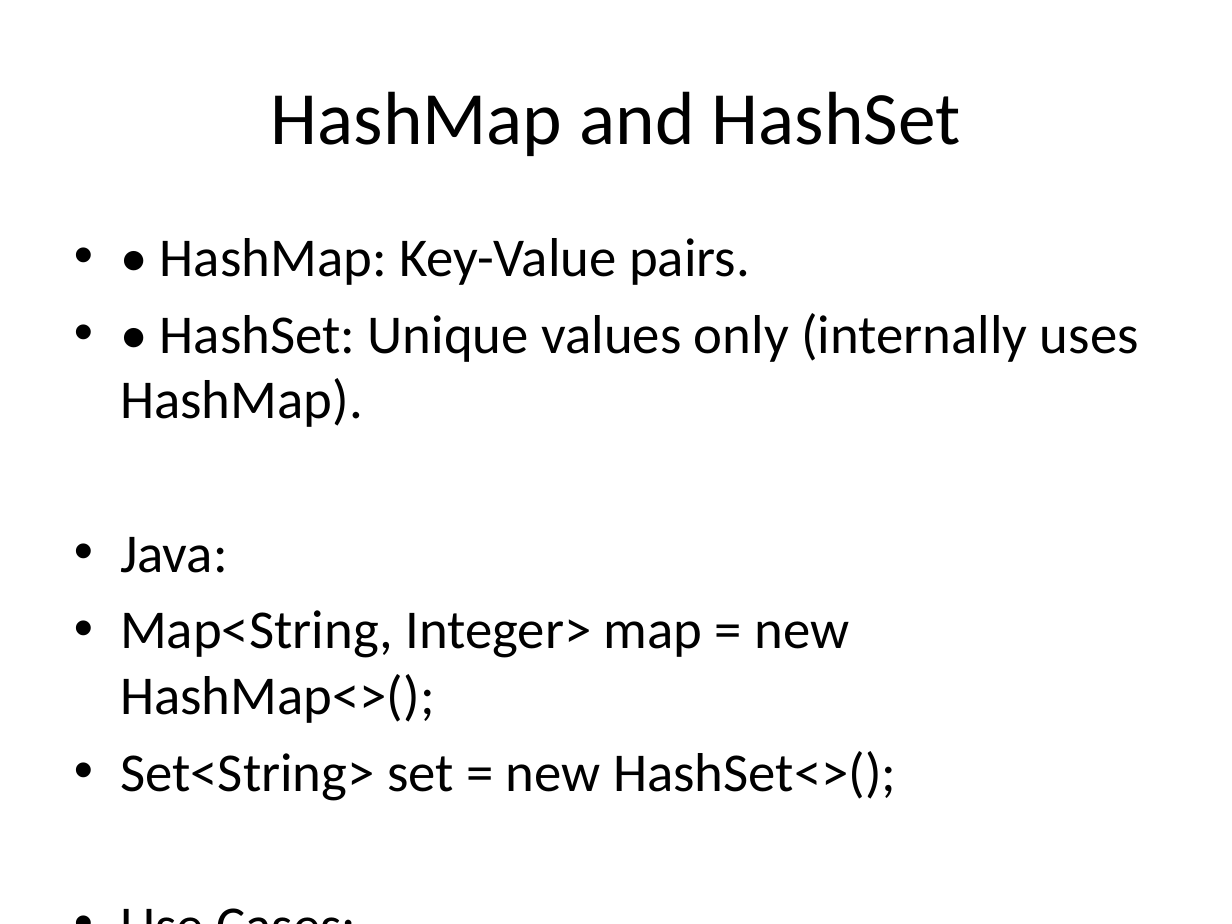
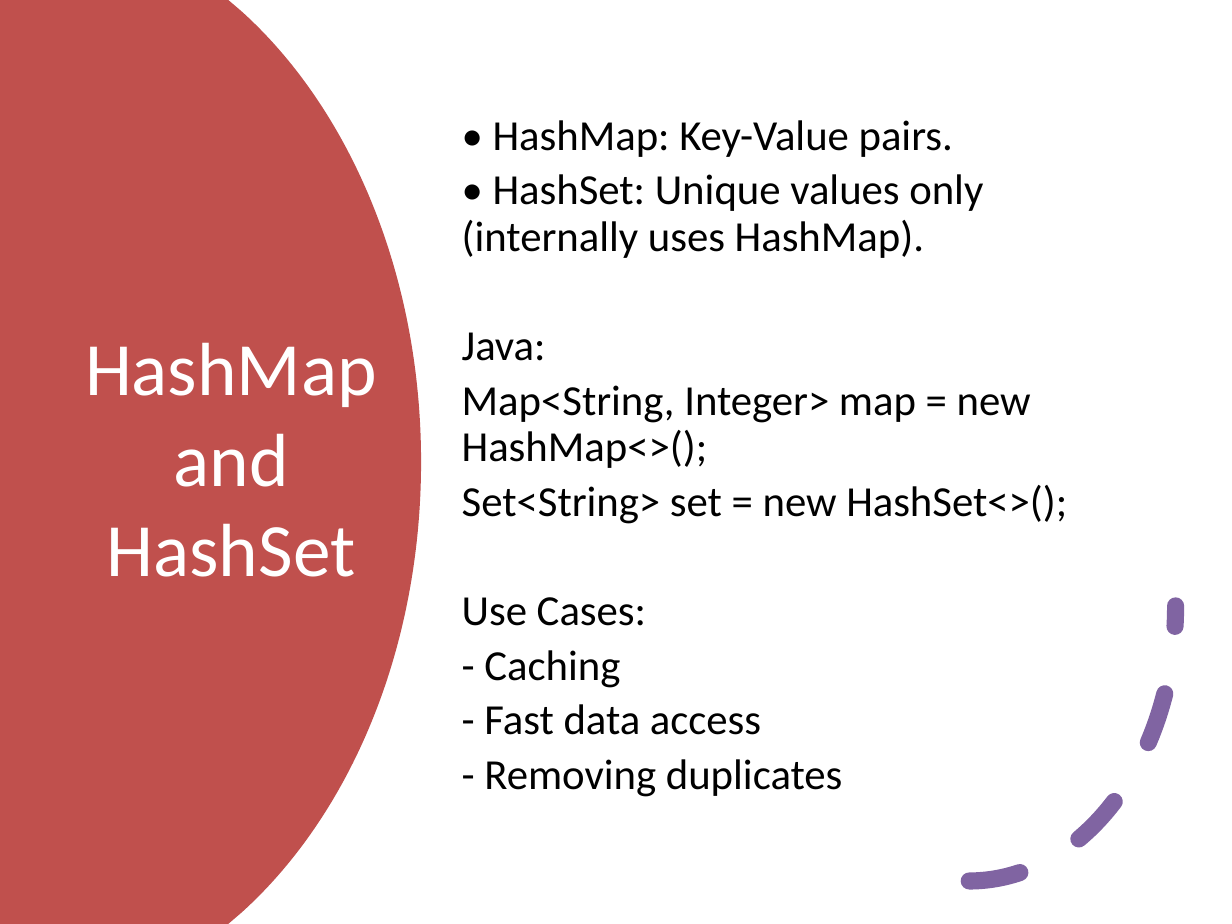
Before and after one commit to mrkyaing/MG-DSA, a slide deck: slide 23 of DSA_in_Java_LectureNotes_Detailed.pptx (slide 7 before the commit). Drawn at 1232x924 pixels with LibreOffice and Linux fonts; fonts in the diff are those of the drawing. Boxes give left, top, right and bottom in pixels: in the first picture for what was removed or moved away, otherwise in the second. Text is boxed around its words. In the diff, an @@ line names an element or a change of style, - is before the commit and + after.

```diff
--- a/DSA_in_Java_LectureNotes_Detailed.pptx
+++ b/DSA_in_Java_LectureNotes_Detailed.pptx
@@ freeform shape added at box(0, 0, 421, 924), fill #C0504D @@
@@ text "• HashMap: Key-Value pairs.": place and size @@
-text "• HashMap: Key-Value pairs." at box(120, 238, 1139, 801)
+text "• HashMap: Key-Value pairs." at box(462, 120, 1067, 797)
@@ text "• HashMap: Key-Value pairs." at box(462, 120, 1067, 797): size 32 to 25 pt; bullet • to none; line spacing 1 to 0.9; less space between paragraphs; vertical alignment top to middle @@
@@ title "HashMap and HashSet": place and size @@
-title "HashMap and HashSet" at box(271, 91, 961, 156)
+title "HashMap and HashSet" at box(85, 342, 377, 577)
@@ title "HashMap and HashSet" at box(85, 342, 377, 577): text colour #000000 to #FFFFFF @@
@@ arc (boxed as its full ellipse) added at box(763, 331, 1175, 882), outline #8064A2 10 pt dashed @@
```
Also in this commit, not shown: 10 other slides changed, 16 slides added, 9 other files.
